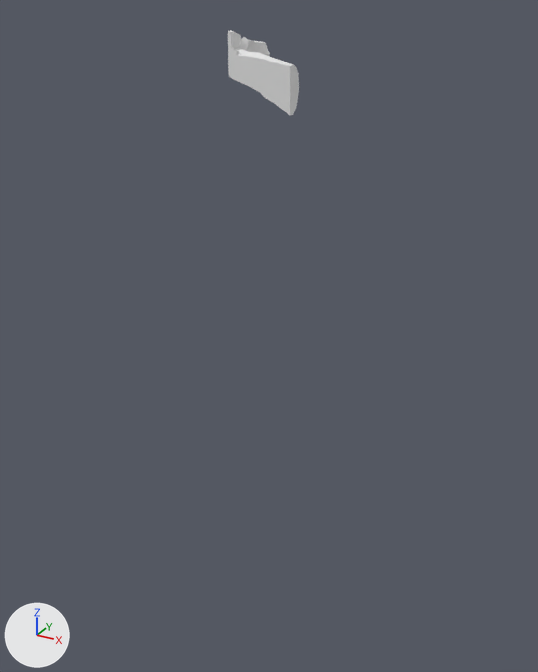
What one commit did to the glTF model assets/terrain/surface_pieces/surf_7_10.glb.
The view is the same before and after, from a 50 mm camera at (-45.1, 6.6, 2.4) aimed at (-73.5, 58.4, -23.5). The axes (+X, +Y, +Z) are drawn at lower left. The lights are the same throughout. The older version comes first. Where no turn or scale is listed for an object, it has been applied to the vertices.

The first picture shows 'geometry_0'.
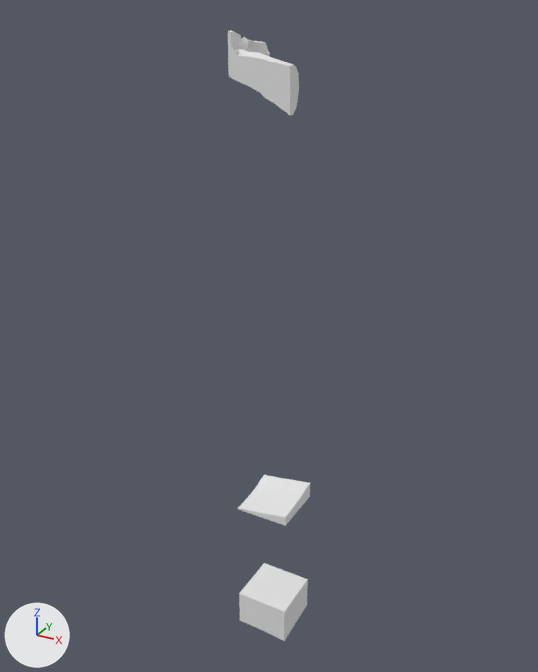
What differs and where, as boxes (x1, y1, x2, y2) in the pictures (538 x 672 px):
'layer_11', added: after (239, 563, 308, 641)
'layer_8', added: after (237, 475, 310, 526)

The edits, one by one:
Mesh me_layer_11 is new.
It has 73 vertices, 142 faces and spans x -75.0..-70.0, y 55.0..60.0, z -53.75..-50.0.
Mesh me_layer_8 is new.
It has 91 vertices, 178 faces and spans x -75.0..-70.0, y 55.0..60.0, z -40.0..-38.47.
Object 'layer_11' (ob_layer_11) is new; it shows me_layer_11.
Its location is (0.0, 0.0, 0.0).
Object 'layer_8' (ob_layer_8) is new; it shows me_layer_8.
Its location is (0.0, 0.0, 0.0).
